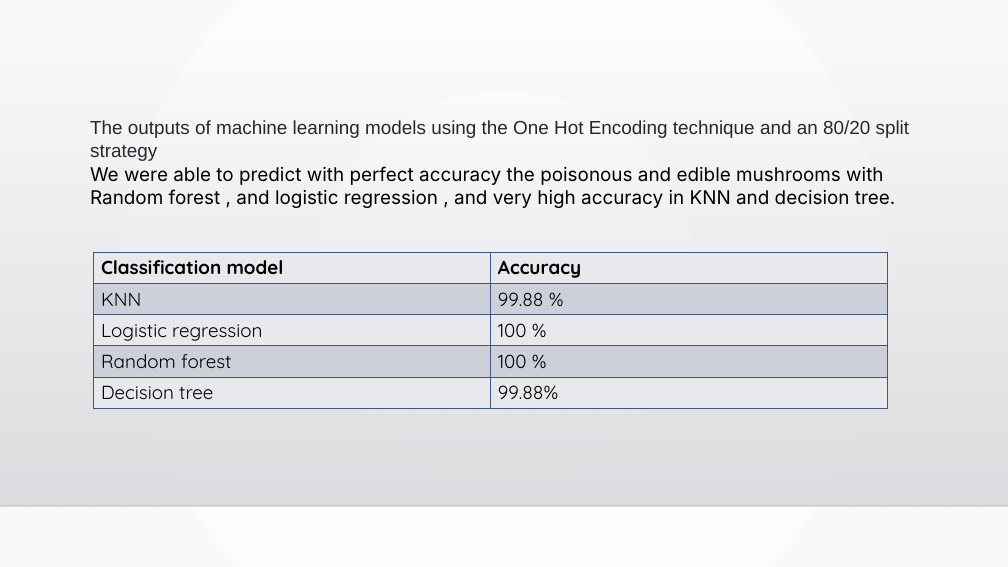
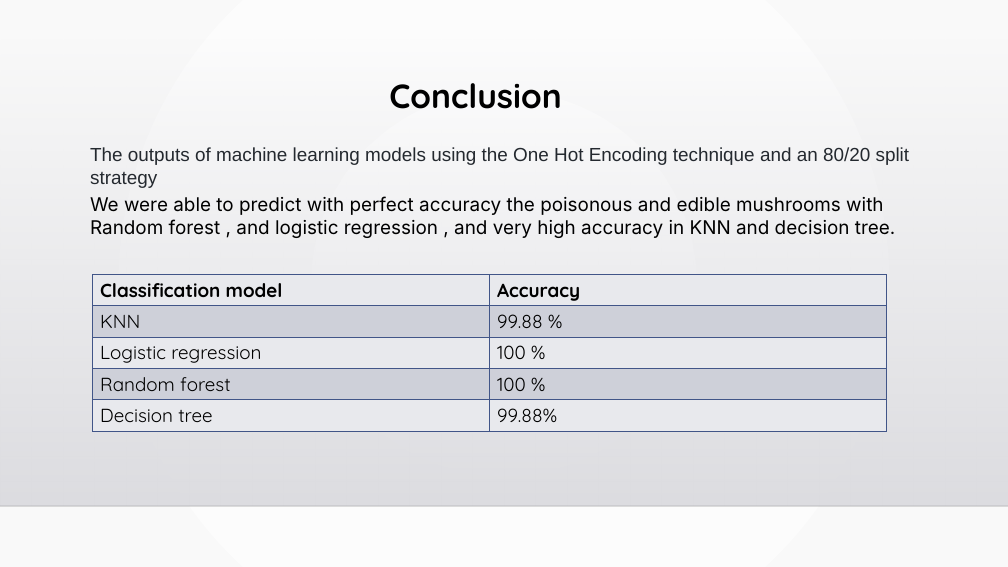
Before and after one commit to Jezahmoud/mushroom, a slide deck: slide 19 of forests_slids .pptx. Drawn at 1008x567 pixels with LibreOffice and Linux fonts; fonts in the diff are those of the drawing; background and template pictures are left out. Boxes give left, top, right and bottom in pixels: in the first picture for what was removed or moved away, otherwise in the second. Text is boxed around its words. In the diff, an @@ line names an element or a change of style, - is before the commit and + after.

Commit message:
final version

```diff
--- a/forests_slids .pptx
+++ b/forests_slids .pptx
@@ text added at [389, 83, 561, 109], 32 pt, text #000000, bold @@
+Conclusion
@@ text "The outputs of machine learning ...": place and size @@
-text "The outputs of machine learning ..." at [90, 120, 910, 138]
+text "The outputs of machine learning ..." at [90, 147, 910, 165]
@@ text "We were able to predict ...": place and size @@
-text "We were able to predict ..." at [90, 166, 895, 208]
+text "We were able to predict ..." at [90, 196, 895, 238]
@@ table: place and size @@
-table at [94, 252, 888, 405]
+table at [92, 274, 886, 428]
```
Also in this commit, not shown: 1 slide added, 1 slide removed.
